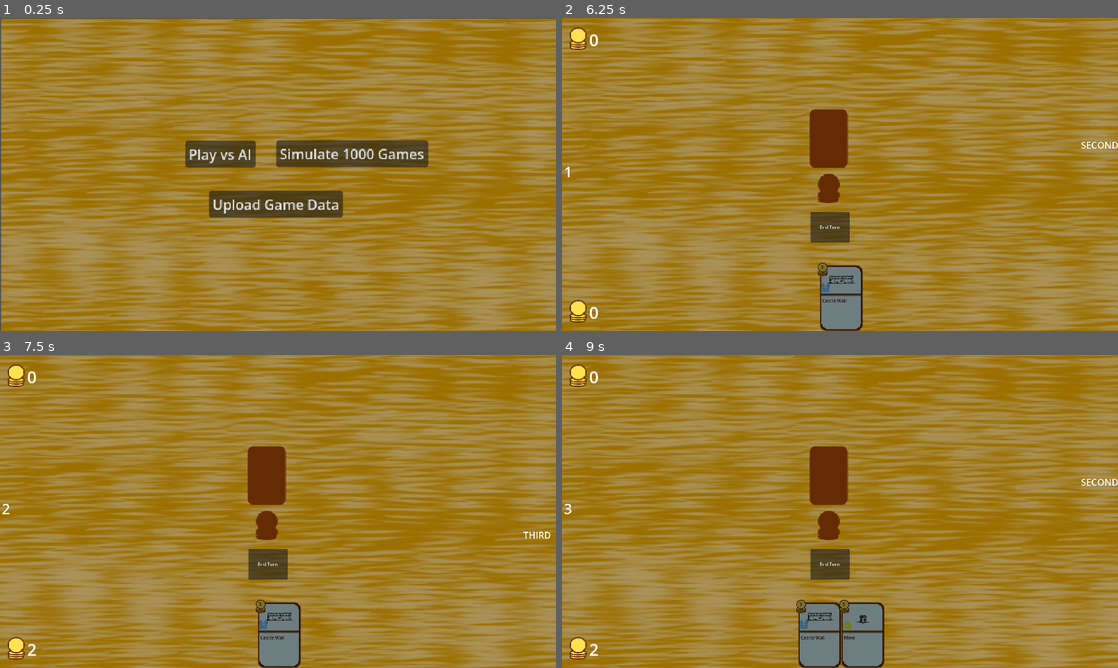
Above: before the commit, frames 1-4 (two rows, left to right).
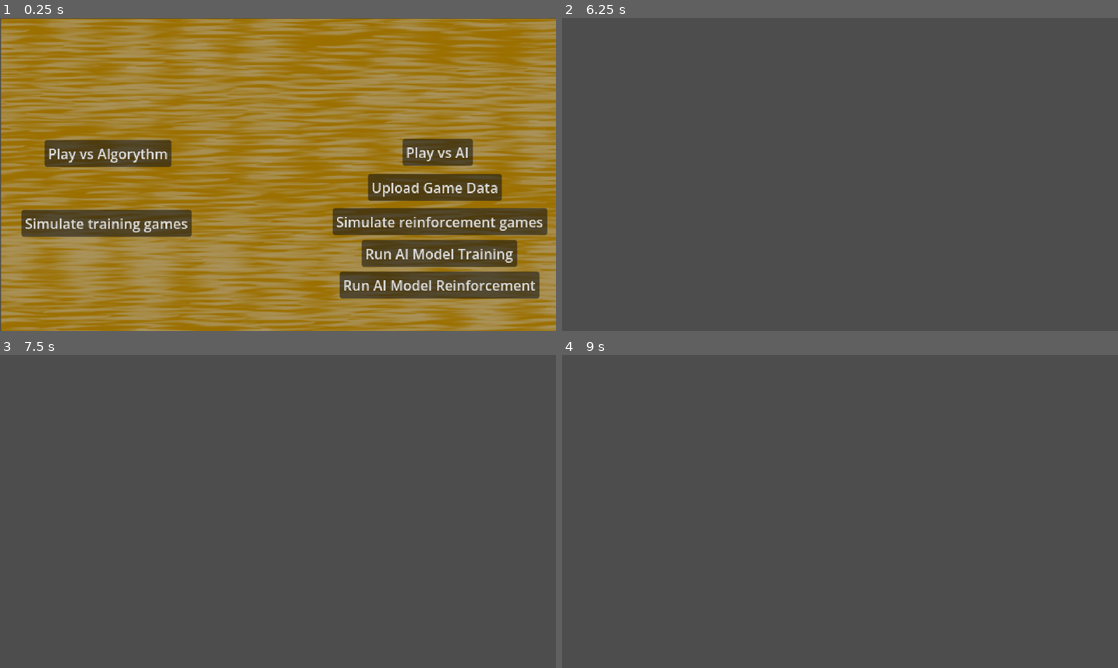
Above: after the commit, the same moments.

Repository: Yevhenii-i/GodotRogueLike
Game: Godot game, scene res://scenes/SceneContainer.tscn
The game is run twice, just before and just after one commit, with the same random seed, the same clock (stepped at 60 frames per second) and the same inputs.
Inputs (mouse positions are in pixels of both pictures, inside the frame that each line leads up to):
- Up to frame 1 (0.25 s): no input
- Up to frame 2 (6.25 s): click "Upload Game Data" at 0.5 s; click (912, 152) at 1.25 s, where only the run before the commit has a clickable "Simulate 1000 Games"; click (667, 224) at 2 s, where only the run after the commit has a clickable "Simulate training games"; click (1001, 221) at 2.75 s, where only the run after the commit has a clickable "Simulate reinforcement games"; click (1001, 252) at 3.5 s, where only the run after the commit has a clickable "Run AI Model Training"; click (1001, 284) at 4.25 s, where only the run after the commit has a clickable "Run AI Model Reinforcement"; click "Play vs AI" at 5 s; click (828, 140) at 5.75 s
- Up to frame 3 (7.5 s): click (266, 564) at 6.5 s, where only the run before the commit has a clickable "End Turn"; click (266, 524) at 7.27 s
- Up to frame 4 (9 s): click (828, 564) at 8 s, where only the run before the commit has a clickable "End Turn"; click (828, 477) at 8.77 s

The runs differ from the first frame. In frame 1, 22% of the frame differs, in the area x 3-99%, y 38-90%; in frame 2, 100%, in the area x 0-100%, y 0-100%; in frame 3, 100%; in frame 4, 100%.
Error before the commit: Attempt to call function 'dir_exists' in base 'null instance' on a null instance. (res://scripts/APICommunicator.gd:16)
Error after the commit: Attempt to call function 'dir_exists' in base 'null instance' on a null instance. (res://scripts/GameUploader.gd:16)

Commit message:
Did some needed changes

Diff:
--- a/scenes/BattleScreen.tscn
+++ b/scenes/BattleScreen.tscn
@@ -97,9 +97,9 @@
 layout_mode = 3
 anchors_preset = 0
 offset_left = 760.0
-offset_top = 190.0
+offset_top = 230.0
 offset_right = 1160.0
-offset_bottom = 890.0
+offset_bottom = 884.0
 
 [node name="GameResultLabel" type="Label" parent="GameResults" unique_id=1909543207]
 layout_mode = 1
--- a/scenes/MainMenu.tscn
+++ b/scenes/MainMenu.tscn
@@ -25,32 +25,72 @@
 
 [node name="PlayButton" type="Button" parent="UI Elements" unique_id=572908828]
 layout_mode = 0
-offset_left = 640.0
-offset_top = 423.0
-offset_right = 721.0
-offset_bottom = 454.0
+offset_left = 1390.0
+offset_top = 417.0
+offset_right = 1471.0
+offset_bottom = 448.0
 scale = Vector2(3, 3)
 text = "Play vs AI"
 
 [node name="UploadButton" type="Button" parent="UI Elements" unique_id=1032821193]
 layout_mode = 0
-offset_left = 722.0
-offset_top = 596.0
-offset_right = 876.0
-offset_bottom = 627.0
+offset_left = 1271.0
+offset_top = 538.0
+offset_right = 1425.0
+offset_bottom = 569.0
 scale = Vector2(3, 3)
 text = "Upload Game Data"
 
-[node name="SimulateButton" type="Button" parent="UI Elements" unique_id=1310818992]
+[node name="TrainingButton" type="Button" parent="UI Elements" unique_id=1310818992]
 layout_mode = 0
-offset_left = 954.00006
-offset_top = 422.0
-offset_right = 1088.0
-offset_bottom = 453.0
+offset_left = 74.0
+offset_top = 662.0
+offset_right = 270.0
+offset_bottom = 693.0
 scale = Vector2(3, 3)
-text = "Simulate 1000 Games"
+text = "Simulate training games"
+
+[node name="ReinforceButton" type="Button" parent="UI Elements" unique_id=1111283568]
+layout_mode = 0
+offset_left = 1149.0
+offset_top = 656.0
+offset_right = 1396.0
+offset_bottom = 687.0
+scale = Vector2(3, 3)
+text = "Simulate reinforcement games"
+
+[node name="TrainRequestButton" type="Button" parent="UI Elements" unique_id=329913706]
+layout_mode = 0
+offset_left = 1249.0
+offset_top = 766.00006
+offset_right = 1428.0
+offset_bottom = 797.00006
+scale = Vector2(3, 3)
+text = "Run AI Model Training"
+
+[node name="PlayButton2" type="Button" parent="UI Elements" unique_id=87594238]
+layout_mode = 0
+offset_left = 154.0
+offset_top = 421.00003
+offset_right = 300.0
+offset_bottom = 452.00003
+scale = Vector2(3, 3)
+text = "Play vs Algorythm"
+
+[node name="TrainRequestButton2" type="Button" parent="UI Elements" unique_id=1616039761]
+layout_mode = 0
+offset_left = 1173.0
+offset_top = 875.00006
+offset_right = 1403.0
+offset_bottom = 906.00006
+scale = Vector2(3, 3)
+text = "Run AI Model Reinforcement"
 
 [connection signal="mouse_entered" from="." to="." method="_on_mouse_entered"]
 [connection signal="pressed" from="UI Elements/PlayButton" to="." method="_on_play_button_pressed"]
 [connection signal="pressed" from="UI Elements/UploadButton" to="." method="_on_upload_button_pressed"]
-[connection signal="pressed" from="UI Elements/SimulateButton" to="." method="_on_simulate_button_pressed"]
+[connection signal="pressed" from="UI Elements/TrainingButton" to="." method="_on_training_button_pressed"]
+[connection signal="pressed" from="UI Elements/ReinforceButton" to="." method="_on_reinforce_button_pressed"]
+[connection signal="pressed" from="UI Elements/TrainRequestButton" to="." method="_on_train_request_button_pressed"]
+[connection signal="pressed" from="UI Elements/PlayButton2" to="." method="_on_play_button_2_pressed"]
+[connection signal="pressed" from="UI Elements/TrainRequestButton2" to="." method="_on_train_request_button_2_pressed"]
--- /dev/null
+++ b/scripts/AITrainer.gd
@@ -0,0 +1,29 @@
+class_name AITrainer extends Node
+
+var http_request: HTTPRequest
+
+func _ready():
+	http_request = HTTPRequest.new()
+	add_child(http_request)
+
+	http_request.request_completed.connect(_on_request_completed)
+
+
+func request_training():
+	var url = "https://gamewebai.onrender.com/ai/run_training"
+	var headers = ["Content-Type: application/json"]
+
+	http_request.request(url, headers, HTTPClient.METHOD_POST)
+
+func request_reinforcement():
+	var url = "https://gamewebai.onrender.com/ai/run_reinforcement"
+	var headers = ["Content-Type: application/json"]
+
+	http_request.request(url, headers, HTTPClient.METHOD_POST)
+
+
+func _on_request_completed(result, response_code, headers, body):
+	if response_code == 200 or response_code == 201:
+		print("Success!")
+	else:
+		print("Failed", " Code: ", response_code)
--- a/scripts/BattleManager.gd
+++ b/scripts/BattleManager.gd
@@ -16,6 +16,7 @@
 var game_history: Array = []
 var game_result: Dictionary
 var state_snapshot: Dictionary
+var game_type: String = "human"
 
 @onready var battle_screen : String = "res://scenes/BattleScreen.tscn"
 
@@ -23,8 +24,8 @@
 func _ready() -> void:
 	pass
 
-func start_game(bp1_type: int, bp2_type: int):
-
+func start_game(bp1_type: int, bp2_type: int, game_type: String):
+	self.game_type = game_type
 	state = GameState.new()
 	game_logger = GameLogger.new()
 	add_child(game_logger)
@@ -37,6 +38,15 @@
 	state.battle_participants_type = [battle_participant1_type, battle_participant2_type]
 	state.deck = Deck.new()
 	state.deck.create_deck()
+
+	if !state.battle_participants[0]:
+		print("first nothing")
+		battle_participant1 = BattleParticipant.new()
+		state.battle_participants[0] = battle_participant1
+	if !state.battle_participants[1]:
+		print("second nothing")
+		battle_participant2 = BattleParticipant.new()
+		state.battle_participants[1] = battle_participant2
 
 	managers = []
 
@@ -71,6 +81,7 @@
 	elif type == PARTICIPANTS.WEB_AI:
 		var manager = WebAIManager.new()
 		add_child(manager)
+		manager.set_game_type(game_type)
 		manager.do_action.connect(_on_manager_action)
 		return manager
 
@@ -94,7 +105,7 @@
 
 	game_result = state.get_game_result()
 	#api_communicator.upload_game_data(game_history, game_result)
-	game_logger.save_game(game_history, game_result)
+	game_logger.save_game(game_history, game_result, game_type)
 
 	if battle_participant1_type == PARTICIPANTS.PLAYER:
 		managers[0].init_end_game(game_result["winner"])
@@ -111,12 +122,17 @@
 		state_snapshot = state.to_dict(active_index)
 
 		var active_manager = managers[active_index]
-		active_manager.update_state(state)
-		if state.battle_participants_type[active_index] == PARTICIPANTS.WEB_AI:
-			active_manager.request_move(state_snapshot)
 
-		if state.battle_participants_type.has(PARTICIPANTS.PLAYER):
+		if state.battle_participants_type.has(PARTICIPANTS.PLAYER) and state.battle_participants_type[active_index] == PARTICIPANTS.ALGORYTHM:
+			await active_manager.update_state(state)
+		else:
+			active_manager.update_state(state)
+		if state.battle_participants_type[active_index] == PARTICIPANTS.PLAYER:
 			await state_changed
+		elif state.battle_participants_type[active_index] == PARTICIPANTS.WEB_AI:
+			await active_manager.request_move(state_snapshot)
+
+
 		if !state.battle_participants_type[active_index] == PARTICIPANTS.PLAYER and state.battle_participants_type[0] == PARTICIPANTS.PLAYER:
 			managers[0].update_graphics(state) #Тимчасово!!!!! замінити це, напевно
 		#else:
@@ -133,11 +149,12 @@
 
 	action.execute(state)
 
-	game_history.append({
-		"round": state.game_round,
-		"active_actor": action.participant_id,
-		"state_before": state_snapshot,
-		"action_taken": action_record
-	})
+	if state_snapshot["available_actions"].size() != 1:
+		game_history.append({
+			"round": state.game_round,
+			"active_actor": action.participant_id,
+			"state_before": state_snapshot,
+			"action_taken": action_record
+		})
 
 	state_changed.emit()
--- a/scripts/GameLogger.gd
+++ b/scripts/GameLogger.gd
@@ -1,11 +1,12 @@
 class_name GameLogger extends Node
 
 #it needs to be changed to create unique save name each time
-func save_game(game_history: Array, game_result: Dictionary):
+func save_game(game_history: Array, game_result: Dictionary, game_type: String):
 	var current_timestamp = int(Time.get_unix_time_from_system()*1000)
 	var save_file = FileAccess.open("res://game_saves/not_uploaded/save"+ str(current_timestamp) +".dat", FileAccess.WRITE)
 
 	var game_data = {
+		"game_type": game_type,
 		"player_score": game_result.final_player_score,
 		"opponent_score": game_result.final_enemy_score,
 		"winner": game_result.winner,
--- /dev/null
+++ b/scripts/GameStarter.gd
@@ -0,0 +1 @@
+class_name GameStarter extends Node
--- a/scripts/GameState.gd
+++ b/scripts/GameState.gd
@@ -136,7 +136,11 @@
 func get_game_result() -> Dictionary:
 	var player_score = battle_participants[0].score
 	var enemy_score = battle_participants[1].score
-	var winner = 0 if player_score > enemy_score else 1
+	var winner = 0
+	if player_score < enemy_score:
+		winner = 1
+	elif player_score == enemy_score:
+		winner = 2 #draw
 
 	return {
 		"final_player_score": player_score,
@@ -154,6 +158,7 @@
 
 	return {
 		"round": self.game_round,
+		"active_character": self.active_character,
 		"self_gold": self.battle_participants[self_index].get_gold(),
 		"self_score": self.battle_participants[self_index].score,
 		"self_hand_size": self.battle_participants[self_index].hand.size(),
--- a/scripts/APICommunicator.gd
+++ b/scripts/GameUploader.gd
@@ -1,4 +1,4 @@
-class_name APICommunicator extends Node
+class_name GameUploader extends Node
 
 const NOT_UPLOADED_DIR = "res://game_saves/not_uploaded/" #"user://not_uploaded/"
 const UPLOADED_DIR = "res://game_saves/uploaded/" #"user://uploaded/"
@@ -49,7 +49,7 @@
 	var json_data = JSON.parse_string(json_string)
 	file.close()
 
-	var url = "http://127.0.0.1:8000/games/save"
+	var url = "https://gamewebai.onrender.com/games/save"
 	var headers = ["Content-Type: application/json"]
 
 	print("Uploading: ", current_file_path)
@@ -87,7 +87,7 @@
 
 
 func upload_game_data(game_history: Array, game_result: Dictionary):
-	var url = "http://127.0.0.1:8000/games/save"
+	var url = "https://gamewebai.onrender.com/games/save"
 	var headers = ["Content-Type: application/json"]
 
 	var payload = {
@@ -101,14 +101,14 @@
 	http_request.request(url, headers, HTTPClient.METHOD_POST, JSON.stringify(payload))
 
 func upload_game_data_by_json(game_save):
-	var url = "http://127.0.0.1:8000/games/save"
+	var url = "https://gamewebai.onrender.com/games/save"
 	var headers = ["Content-Type: application/json"]
 
 	http_request.request(url, headers, HTTPClient.METHOD_POST, JSON.stringify(game_save.data))
 
 
 func upload_game_data_by_filename(filename: String):
-	var url = "http://127.0.0.1:8000/games/save"
+	var url = "https://gamewebai.onrender.com/games/save"
 	var headers = ["Content-Type: application/json"]
 	var game_save = load(filename)
 
--- a/scripts/Hand.gd
+++ b/scripts/Hand.gd
@@ -27,12 +27,12 @@
 
 
 func _handle_card_hover(card_id: int):
-	print(hand[card_id].is_playable)
+	#print(hand[card_id].is_playable)
 	hovered_ids.push_back(card_id)
 
 
 func _handle_card_unhover(card_id: int):
-	print("no touch")
+	#print("no touch")
 	hovered_ids.erase(card_id)
 
 
--- a/scripts/MainMenu.gd
+++ b/scripts/MainMenu.gd
@@ -1,6 +1,7 @@
 class_name MainMenu extends Node
 
-var api_communicator: APICommunicator
+var game_uploader: GameUploader
+var ai_trainer: AITrainer
 
 #@onready var mainGameScene : PackedScene = preload("res://scenes/MainGame.tscn")
 @onready var mainGame : String = "res://scenes/MainGame.tscn"
@@ -9,14 +10,16 @@
 var main_game_scene : PackedScene
 var main_game_instance : Node
 
+
 func _ready() -> void:
-	api_communicator = APICommunicator.new()
-	add_child(api_communicator)
+	game_uploader = GameUploader.new()
+	add_child(game_uploader)
+	ai_trainer = AITrainer.new()
+	add_child(ai_trainer)
 
 
 func _on_upload_button_pressed() -> void:
-	api_communicator.start_sync_process() #upload_all_game_data("res://game_saves/not_uploaded/")
-
+	game_uploader.start_sync_process() #upload_all_game_data("res://game_saves/not_uploaded/")
 
 
 func _on_play_button_pressed() -> void:
@@ -34,7 +37,7 @@
 	get_tree().change_scene_to_node(main_game_instance)
 
 	#main_game_instance.game_ended.connect(_on_game_ended)
-	await main_game_instance.start_game(1, 3)
+	await main_game_instance.start_game(1, 3, "human")
 
 	get_tree().root.remove_child(main_game_instance)
 	main_game_instance.queue_free()
@@ -42,18 +45,28 @@
 	UIElements.mouse_filter = Control.MOUSE_FILTER_STOP
 
 
-
-func _on_simulate_button_pressed() -> void:
+func _on_training_button_pressed() -> void:
 	main_game_scene = load(mainGame)
 
 	for i in range(1000):
 		main_game_instance = main_game_scene.instantiate()
 		get_tree().root.add_child(main_game_instance)
 		#get_tree().change_scene_to_node(main_game_instance)
-		await main_game_instance.start_game(2, 2)
+		await main_game_instance.start_game(2, 2, "training")
 		get_tree().root.remove_child(main_game_instance)
 		main_game_instance.queue_free()
 
+
+func _on_reinforce_button_pressed() -> void:
+	main_game_scene = load(mainGame)
+
+	for i in range(1000):
+		main_game_instance = main_game_scene.instantiate()
+		get_tree().root.add_child(main_game_instance)
+		#get_tree().change_scene_to_node(main_game_instance)
+		await main_game_instance.start_game(3, 3, "reinforcement")
+		get_tree().root.remove_child(main_game_instance)
+		main_game_instance.queue_free()
 
 
 func _on_game_ended() -> void:
@@ -70,3 +83,29 @@
 func _on_mouse_entered() -> void:
 	print("MainMenu got input")
 	pass # Replace with function body.
+
+
+func _on_train_request_button_pressed() -> void:
+	ai_trainer.request_training()
+
+
+func _on_play_button_2_pressed() -> void:
+	main_game_scene = load(mainGame)
+	main_game_instance = main_game_scene.instantiate()
+
+	UIElements.set_visible(false)
+	UIElements.mouse_filter = Control.MOUSE_FILTER_IGNORE
+
+	get_tree().root.add_child(main_game_instance)
+	get_tree().change_scene_to_node(main_game_instance)
+
+	await main_game_instance.start_game(1, 2, "human")
+
+	get_tree().root.remove_child(main_game_instance)
+	main_game_instance.queue_free()
+	UIElements.set_visible(true)
+	UIElements.mouse_filter = Control.MOUSE_FILTER_STOP
+
+
+func _on_train_request_button_2_pressed() -> void:
+	ai_trainer.request_reinforcement()
--- a/scripts/WebAIManager.gd
+++ b/scripts/WebAIManager.gd
@@ -6,6 +6,7 @@
 signal action_set()
 
 var http_request: HTTPRequest
+var url: String = "https://gamewebai.onrender.com/ai/move"
 
 const NUM_UNIQUE_CARDS = 11
 
@@ -13,19 +14,22 @@
 	"end_turn": [ACTIONS.END_TURN, 0],
 	"get_gold_2": [ACTIONS.GET_GOLD, 2],
 	"get_gold_4": [ACTIONS.GET_GOLD, 4],
-	"get_cards_1": [ACTIONS.GET_CARD, 1],
-	"get_cards_2": [ACTIONS.GET_CARD, 2],
+	"get_card_1": [ACTIONS.GET_CARD, 1],
+	"get_card_2": [ACTIONS.GET_CARD, 2],
 }
 
 var participant_id: int = 1
 var available_actions: Dictionary = {}
 var participant: BattleParticipant
+var timer: bool = false
 
 var chosen_action: String
 
 func _ready() -> void:
 	http_request = HTTPRequest.new()
 	add_child(http_request)
+
+
 
 	for x in NUM_UNIQUE_CARDS:
 		action_map.set(("play_card_" + str(x)), [ACTIONS.PLAY_CARD, x])
@@ -34,36 +38,50 @@
 	http_request.request_completed.connect(_on_request_completed)
 
 
+func set_game_type(game_type: String):
+	if game_type == "reinforcement":
+		url = "https://gamewebai.onrender.com/ai/reinforce"
+	else:
+		url = "https://gamewebai.onrender.com/ai/move"
+
+
 func update_state(state: GameState):
 	available_actions = state.available_actions
+	participant = state.battle_participants[participant_id]
+
 	if state.battle_participants_type.has(1):
-		await get_tree().create_timer(1.0).timeout
-
-	participant = state.battle_participants[participant_id]
+		timer = true
 
 
 func request_move(state_snapshot: Dictionary):
-	send_request(state_snapshot)
+	if timer:
+		await get_tree().create_timer(1.0).timeout
 
-	await action_set
+	if state_snapshot["available_actions"].size() == 1:
+		end_turn_action()
+		return
+	else:
 
-	var action = action_map[chosen_action]
+		send_request(state_snapshot)
 
-	if action[0] == ACTIONS.GET_CARD:
-		get_card_action()
-	elif action[0] == ACTIONS.GET_GOLD:
-		get_gold_action()
-	elif action[0] == ACTIONS.PLAY_CARD:
-		var hand_card_values_id = participant.hand.values().find_custom(func(runtime_card): return runtime_card.get_id() == action[1])
-		if hand_card_values_id != null:
-			var hand_card_id = participant.hand.find_key(participant.hand.values()[hand_card_values_id])
-			activate_card_action(hand_card_id)
-	else:
-		end_turn_action()
+		await action_set
+
+		var action = action_map[chosen_action]
+
+		if action[0] == ACTIONS.GET_CARD:
+			get_card_action()
+		elif action[0] == ACTIONS.GET_GOLD:
+			get_gold_action()
+		elif action[0] == ACTIONS.PLAY_CARD:
+			var hand_card_values_id = participant.hand.values().find_custom(func(runtime_card): return runtime_card.get_id() == action[1])
+			if hand_card_values_id != null:
+				var hand_card_id = participant.hand.find_key(participant.hand.values()[hand_card_values_id])
+				activate_card_action(hand_card_id)
+		else:
+			end_turn_action()
 
 
 func send_request(state_snapshot: Dictionary):
-	var url = "http://127.0.0.1:8000/ai/move"
 	var headers = ["Content-Type: application/json"]
 	http_request.request(url, headers, HTTPClient.METHOD_POST, JSON.stringify(state_snapshot))
 
@@ -80,8 +98,11 @@
 func get_card_action() -> void:
 	var action = GetCardsAction.new()
 	action.participant_id = participant_id
-	action.cards_amount = available_actions.get(ACTIONS.GET_CARD)
-	do_action.emit(action)
+	if !available_actions.get(ACTIONS.GET_CARD):
+		end_turn_action()
+	else:
+		action.cards_amount = available_actions.get(ACTIONS.GET_CARD)
+		do_action.emit(action)
 
 
 func get_gold_action() -> void:
Not shown, added: scripts/AITrainer.gd.uid
Not shown, added: scripts/GameStarter.gd.uid
Renamed: scripts/APICommunicator.gd.uid -> scripts/GameUploader.gd.uid
